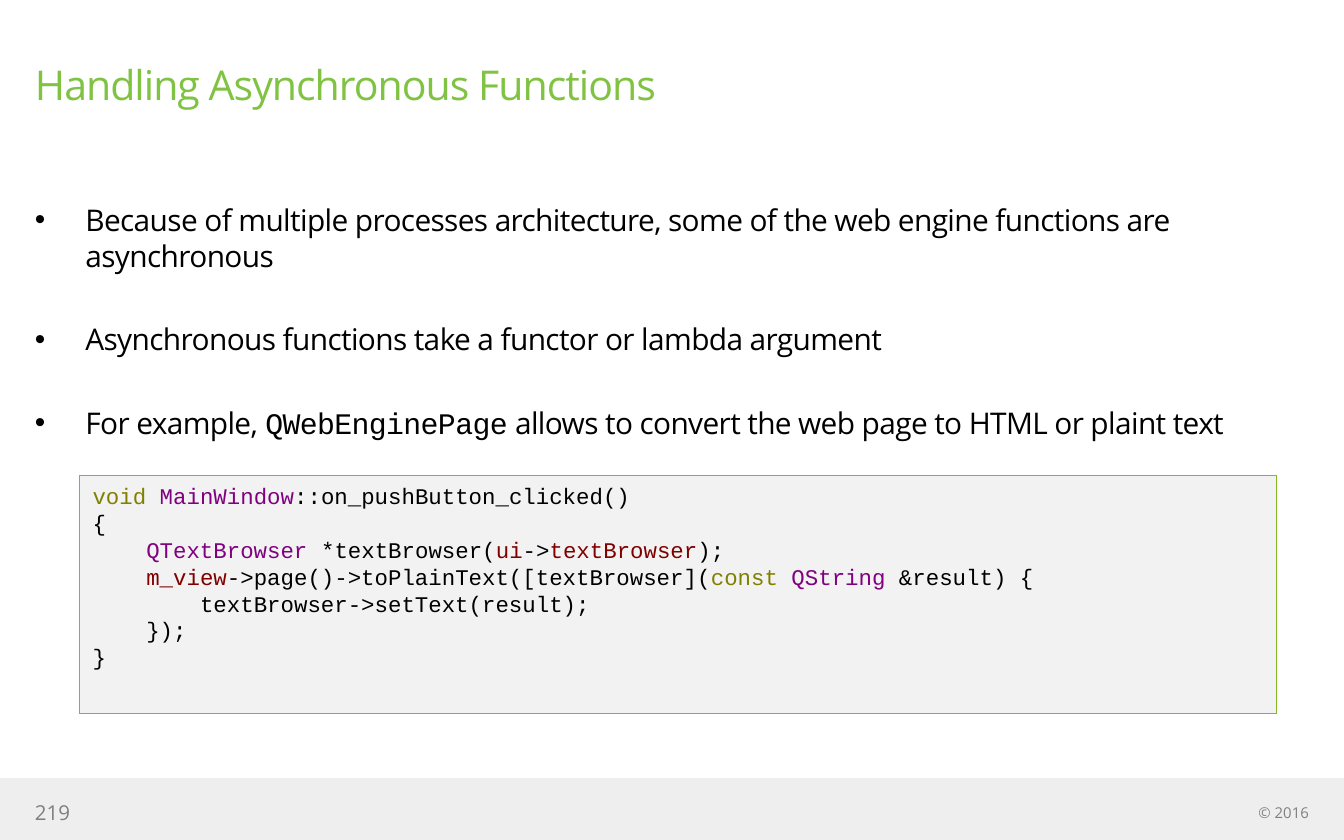
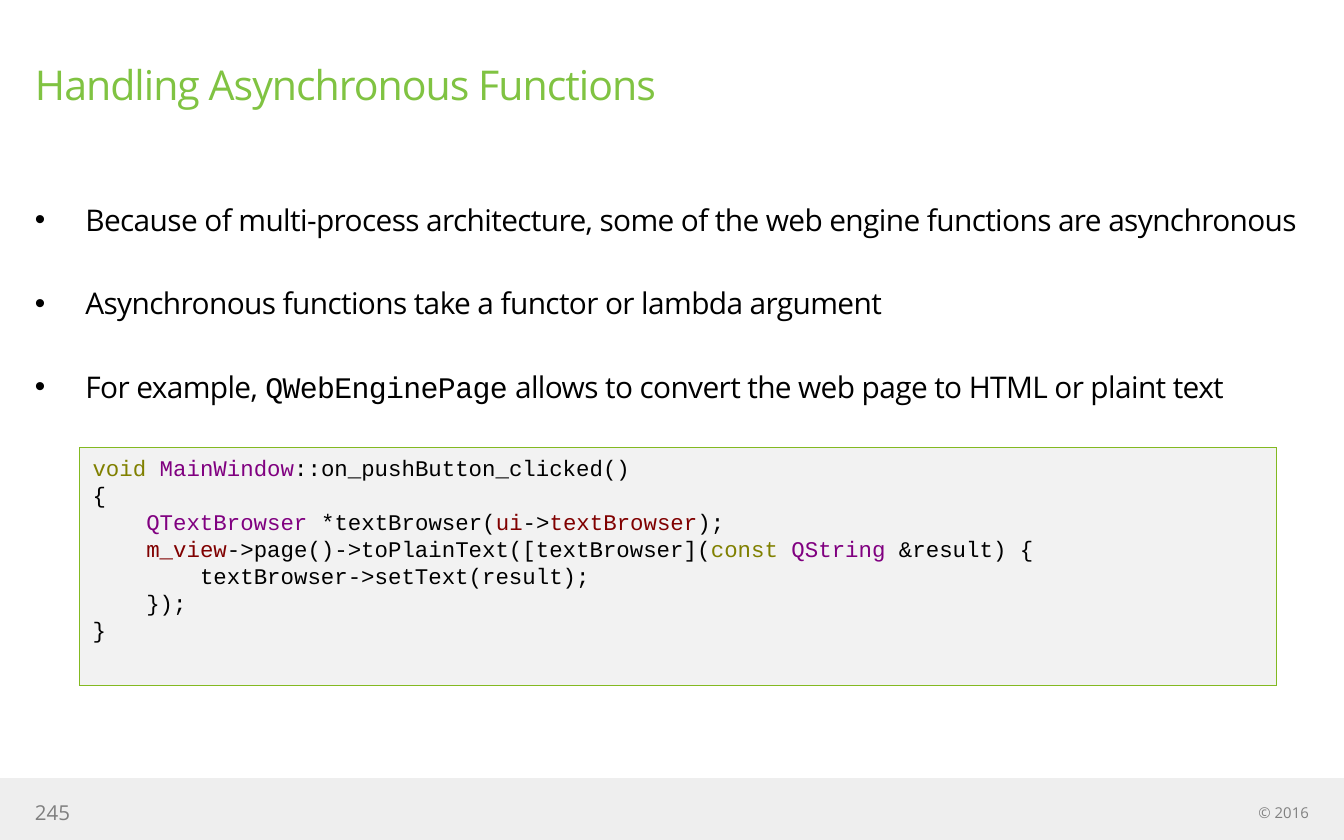
Before and after one commit to jigneshBadrakhiya/training-material, a slide deck: slide 245 of engine/docs/engine edition slideware.pptx (slide 219 before the commit). Drawn at 1344x840 pixels with LibreOffice and Linux fonts; fonts in the diff are those of the drawing. Boxes give left, top, right and bottom in pixels: in the first picture for what was removed or moved away, otherwise in the second. Text is boxed around its words. In the diff, an @@ line names an element or a change of style, - is before the commit and + after.

```diff
--- a/engine/docs/engine edition slideware.pptx
+++ b/engine/docs/engine edition slideware.pptx
@@ text at [85, 208, 1296, 239]: text changed @@
-• Because of multiple processes architecture, some of the web engine functions are asynchronous
+• Because of multi-process architecture, some of the web engine functions are asynchronous
@@ rectangle "void MainWindow::on_pushButton_clicked()": place and size @@
-rectangle "void MainWindow::on_pushButton_clicked()" at [79, 476, 1277, 714]
+rectangle "void MainWindow::on_pushButton_clicked()" at [79, 448, 1277, 685]
@@ page number at [35, 805, 70, 820]: text changed @@
-219
+245
```
Also in this commit, not shown: 11 other slides changed, 26 slides added.
